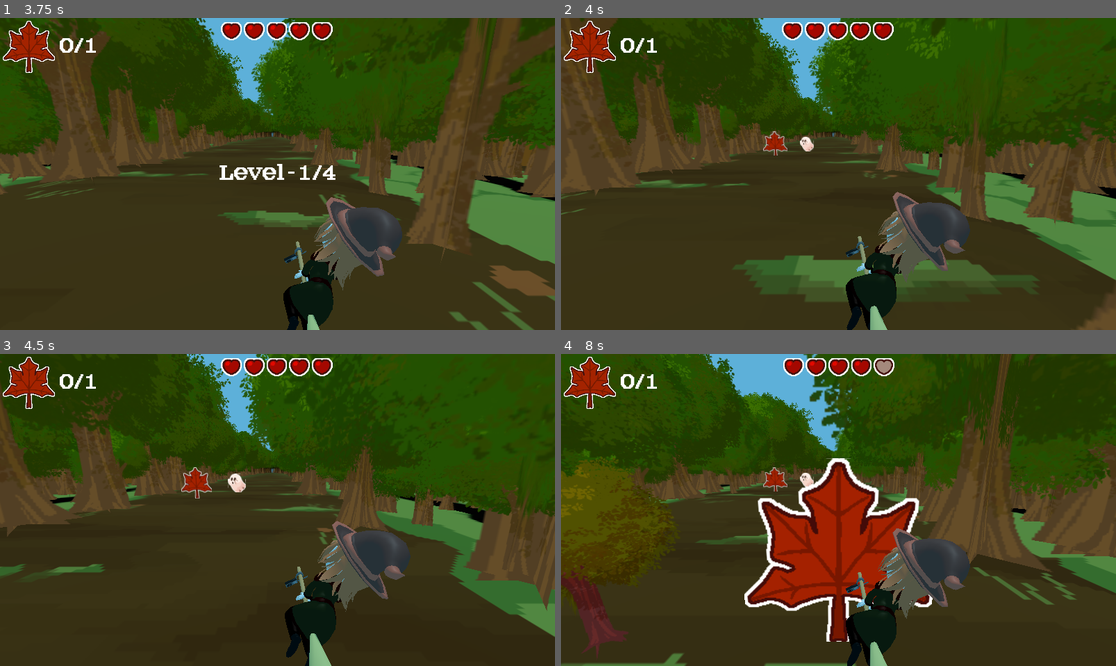
Above: before the commit, frames 1-4 (two rows, left to right).
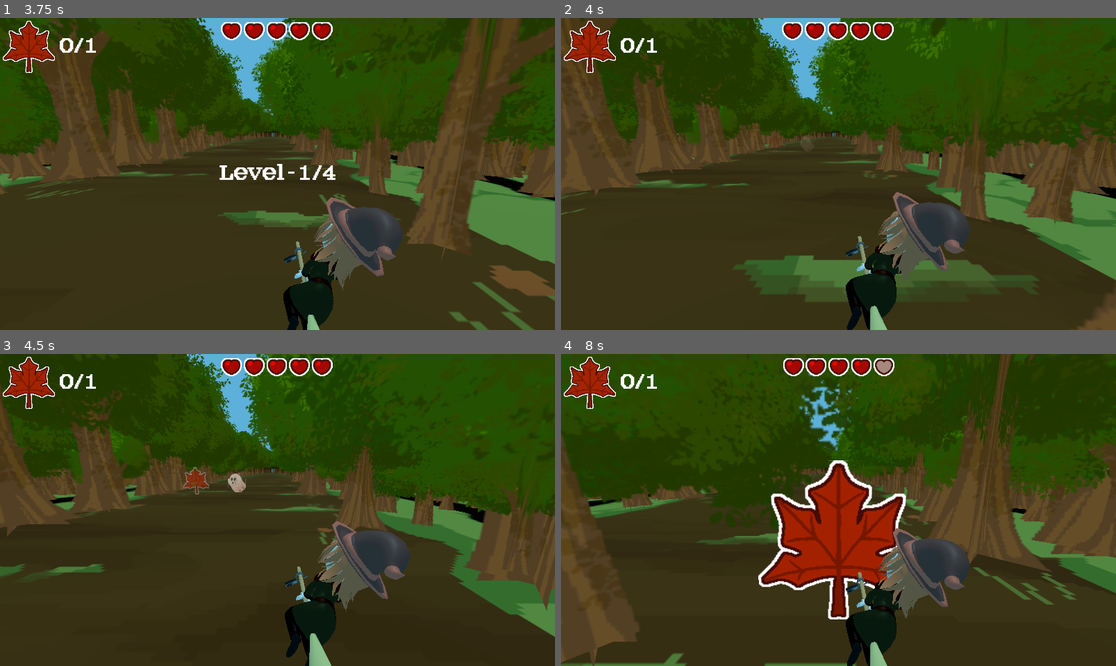
Above: after the commit, the same moments.

Repository: wewewer123/Cozy-Chaos-Fall-2025
Game: Godot game, scene res://scenes/game/GameHolder.tscn
The game is run twice, just before and just after one commit, with the same random seed, the same clock (stepped at 60 frames per second) and the same inputs.
Inputs (mouse positions are in pixels of both pictures, inside the frame that each line leads up to):
- Up to frame 1 (3.75 s): click "start" at 0.5 s; click "start" at 1.25 s; tap Enter at 2 s; move the mouse to (399, 158) at 2.02 s; hold D (right) 2.03-2.78 s; tap T at 2.1 s; click (399, 158) at 2.17 s; move the mouse to (166, 189) at 2.77 s; hold A (left) 2.78-3.53 s; tap Y at 2.85 s; move the mouse to (333, 105) at 3.52 s; hold D (right) from 3.53 s (still down); tap Tab at 3.6 s
- Up to frame 2 (4 s): keep holding D (right)
- Up to frame 3 (4.5 s): keep holding D (right); move the mouse to (249, 572) at 4.27 s; tap T at 4.35 s; click (249, 572) at 4.42 s
- Up to frame 4 (8 s): move the mouse to (1005, 556) at 5.02 s; release D (right) at 5.03 s; hold A (left) 5.03-7.28 s; tap one key every 0.75 s from 5.1 s: Y Tab T Y; move the mouse to (672, 463) at 5.77 s; move the mouse to (866, 510) at 6.52 s; click (866, 510) at 6.67 s; move the mouse to (755, 432) at 7.27 s; hold D (right) from 7.28 s (still down)

Frame 1 is identical in both runs. In frame 2, 0.3% of the frame differs, in the area x 36-46%, y 36-45%; in frame 3, 0.4%; in frame 4, 17%, in the area x 0-67%, y 0-100%.

Commit message:
Adding Obstacle Fade In

Diff:
--- a/scenes/collectables/heart.tscn
+++ b/scenes/collectables/heart.tscn
@@ -1,21 +1,19 @@
-[gd_scene load_steps=5 format=3 uid="uid://bo3apvyv0kqo2"]
+[gd_scene load_steps=6 format=3 uid="uid://bo3apvyv0kqo2"]
 
 [ext_resource type="Script" uid="uid://coalb7hr6m78d" path="res://scripts/lane objects/collectables/heart.gd" id="1_bqvbl"]
 [ext_resource type="Texture2D" uid="uid://c6c7ttxr0r1yr" path="res://assets/art/2D/collectibles/heartcollectible.png" id="2_bqvbl"]
+[ext_resource type="Script" uid="uid://swufmobnrt5n" path="res://scripts/world/tree_texture_setter.gd" id="2_stgmx"]
 [ext_resource type="PackedScene" uid="uid://cmse7wm7o0tm3" path="res://scenes/movement.tscn" id="3_stgmx"]
 
 [sub_resource type="CapsuleShape3D" id="CapsuleShape3D_l5lq6"]
 radius = 1.5371094
 height = 4.751953
 
-[node name="Ghost" type="Area3D"]
+[node name="Ghost" type="Area3D" node_paths=PackedStringArray("textureSetter")]
 collision_layer = 8
 script = ExtResource("1_bqvbl")
 type = 3
-
-[node name="Sprite3D" type="Sprite3D" parent="."]
-transform = Transform3D(3, 0, 0, 0, 3, 0, 0, 0, 3, 0, 2.6, 0)
-texture = ExtResource("2_bqvbl")
+textureSetter = NodePath("Sprite3D")
 
 [node name="CollisionShape3D" type="CollisionShape3D" parent="."]
 transform = Transform3D(1, 0, 0, 0, 1, 0, 0, 0, 1, 0, 2.3018754, 0)
@@ -23,4 +21,10 @@
 
 [node name="Movement" parent="." instance=ExtResource("3_stgmx")]
 
+[node name="Sprite3D" type="Sprite3D" parent="."]
+transform = Transform3D(3, 0, 0, 0, 3, 0, 0, 0, 3, 0, 2.6, 0)
+texture = ExtResource("2_bqvbl")
+script = ExtResource("2_stgmx")
+texture = ExtResource("2_bqvbl")
+
 [connection signal="body_entered" from="." to="." method="_on_body_entered"]
--- a/scenes/collectables/leaf.tscn
+++ b/scenes/collectables/leaf.tscn
@@ -1,20 +1,24 @@
-[gd_scene load_steps=5 format=3 uid="uid://db86y3xlsmqhs"]
+[gd_scene load_steps=6 format=3 uid="uid://db86y3xlsmqhs"]
 
 [ext_resource type="Script" uid="uid://b8euiqmjllx3v" path="res://scripts/lane objects/collectables/oakleaf.gd" id="1_4r3pj"]
 [ext_resource type="Texture2D" uid="uid://t4fifylo4k7p" path="res://assets/art/2D/collectibles/leafcollectible.png" id="2_4r3pj"]
+[ext_resource type="Script" uid="uid://swufmobnrt5n" path="res://scripts/world/tree_texture_setter.gd" id="2_urgib"]
 [ext_resource type="PackedScene" uid="uid://cmse7wm7o0tm3" path="res://scenes/movement.tscn" id="3_urgib"]
 
 [sub_resource type="CapsuleShape3D" id="CapsuleShape3D_l5lq6"]
 radius = 1.5371094
 height = 4.751953
 
-[node name="Ghost" type="Area3D"]
+[node name="Ghost" type="Area3D" node_paths=PackedStringArray("textureSetter")]
 collision_layer = 8
 script = ExtResource("1_4r3pj")
 type = 1
+textureSetter = NodePath("Sprite3D")
 
 [node name="Sprite3D" type="Sprite3D" parent="."]
-transform = Transform3D(3, 0, 0, 0, 3, 0, 0, 0, 3, 0, 2.6, 0)
+transform = Transform3D(2.5, 0, 0, 0, 2.5, 0, 0, 0, 2.5, 0, 3, 0)
+texture = ExtResource("2_4r3pj")
+script = ExtResource("2_urgib")
 texture = ExtResource("2_4r3pj")
 
 [node name="CollisionShape3D" type="CollisionShape3D" parent="."]
--- a/scenes/obstacles/autumnTrees.tscn
+++ b/scenes/obstacles/autumnTrees.tscn
@@ -20,32 +20,22 @@
 [ext_resource type="Texture2D" uid="uid://oedkuq583pd4" path="res://assets/art/2D/trees/trees_yellow/ta333.png" id="18_vn7dw"]
 [ext_resource type="Texture2D" uid="uid://cj15gaj72kcpe" path="res://assets/art/2D/trees/trees_orange/ta3333.png" id="19_2yo02"]
 [ext_resource type="Texture2D" uid="uid://qvvcms4qrral" path="res://assets/art/2D/trees/trees_red/ta44444.png" id="20_x44jh"]
-[ext_resource type="Texture2D" uid="uid://dtc8aln6g6ogk" path="res://assets/art/2D/trees/trees_red/ta55555.png" id="21_6kw8v"]
+[ext_resource type="PackedScene" uid="uid://dm2tki6bw81f" path="res://scenes/world/decoration/tree/tree_texture.tscn" id="22_8081k"]
 [ext_resource type="PackedScene" uid="uid://cmse7wm7o0tm3" path="res://scenes/movement.tscn" id="22_w3hr8"]
+[ext_resource type="Script" uid="uid://swufmobnrt5n" path="res://scripts/world/tree_texture_setter.gd" id="23_1ef7d"]
 
 [sub_resource type="CylinderShape3D" id="CylinderShape3D_avsvi"]
 height = 5.4677734
 radius = 1.8818359
 
-[node name="Tree" type="Area3D"]
+[node name="Tree" type="Area3D" node_paths=PackedStringArray("textureSetter")]
 collision_layer = 8
 script = ExtResource("1_6kw8v")
 summer_textures = Array[Texture2D]([ExtResource("2_okqqn"), ExtResource("3_d0n8w"), ExtResource("4_kh4kj"), ExtResource("5_s5jfg"), ExtResource("6_ckdr0")])
 semi_autumn_textures = Array[Texture2D]([ExtResource("7_icqer"), ExtResource("8_brb0k"), ExtResource("9_855fg"), ExtResource("10_o1sfh"), ExtResource("11_1x0ya")])
 autumn_textures = Array[Texture2D]([ExtResource("12_pm1sm"), ExtResource("13_r05bm"), ExtResource("14_fhsml"), ExtResource("15_ofwfs"), ExtResource("16_g73ry"), ExtResource("17_u6p5e"), ExtResource("18_vn7dw"), ExtResource("19_2yo02"), ExtResource("20_x44jh")])
 treeType = 2
-
-[node name="Sprite3D" type="Sprite3D" parent="."]
-transform = Transform3D(2, 0, 0, 0, 2, 0, 0, 0, 2, 0, 2.6, 0)
-texture = ExtResource("17_u6p5e")
-
-[node name="Sprite3D3" type="Sprite3D" parent="."]
-transform = Transform3D(1.4142135, 0, -1.4142135, 0, 2, 0, 1.4142135, 0, 1.4142135, 0, 2.6, 0)
-texture = ExtResource("14_fhsml")
-
-[node name="Sprite3D2" type="Sprite3D" parent="."]
-transform = Transform3D(1.4142135, 0, 1.4142135, 0, 2, 0, -1.4142135, 0, 1.4142135, 0, 2.6, 0)
-texture = ExtResource("21_6kw8v")
+textureSetter = NodePath("Texture")
 
 [node name="CollisionShape3D" type="CollisionShape3D" parent="."]
 transform = Transform3D(1, 0, 0, 0, 1, 0, 0, 0, 1, -0.06652832, 2.6157901, 0)
@@ -53,4 +43,9 @@
 
 [node name="Movement" parent="." instance=ExtResource("22_w3hr8")]
 
+[node name="Texture" parent="." instance=ExtResource("22_8081k")]
+transform = Transform3D(3, 0, 0, 0, 3, 0, 0, 0, 3, 0, 0, 0)
+script = ExtResource("23_1ef7d")
+texture = ExtResource("11_1x0ya")
+
 [connection signal="body_entered" from="." to="." method="_on_body_entered"]
--- a/scenes/obstacles/ghost.tscn
+++ b/scenes/obstacles/ghost.tscn
@@ -1,6 +1,7 @@
-[gd_scene load_steps=5 format=3 uid="uid://cqcmrldguya81"]
+[gd_scene load_steps=6 format=3 uid="uid://cqcmrldguya81"]
 
 [ext_resource type="Script" uid="uid://o1641o4dkfsy" path="res://scripts/lane objects/obstacles/ghost.gd" id="1_l5lq6"]
+[ext_resource type="Script" uid="uid://swufmobnrt5n" path="res://scripts/world/tree_texture_setter.gd" id="2_324og"]
 [ext_resource type="Texture2D" uid="uid://ikg6wf18rcyc" path="res://assets/art/2D/obstacles/ghost.png" id="2_l5lq6"]
 [ext_resource type="PackedScene" uid="uid://cmse7wm7o0tm3" path="res://scenes/movement.tscn" id="3_324og"]
 
@@ -8,13 +9,16 @@
 radius = 1.5371094
 height = 4.751953
 
-[node name="Ghost" type="Area3D"]
+[node name="Ghost" type="Area3D" node_paths=PackedStringArray("textureSetter")]
 collision_layer = 8
 script = ExtResource("1_l5lq6")
 type = 1
+textureSetter = NodePath("Sprite3D")
 
 [node name="Sprite3D" type="Sprite3D" parent="."]
 transform = Transform3D(3, 0, 0, 0, 3, 0, 0, 0, 3, 0, 2.6, 0)
+texture = ExtResource("2_l5lq6")
+script = ExtResource("2_324og")
 texture = ExtResource("2_l5lq6")
 
 [node name="CollisionShape3D" type="CollisionShape3D" parent="."]
--- a/scenes/obstacles/semiAutumn.tscn
+++ b/scenes/obstacles/semiAutumn.tscn
@@ -20,33 +20,23 @@
 [ext_resource type="Texture2D" uid="uid://oedkuq583pd4" path="res://assets/art/2D/trees/trees_yellow/ta333.png" id="18_rp7fx"]
 [ext_resource type="Texture2D" uid="uid://cj15gaj72kcpe" path="res://assets/art/2D/trees/trees_orange/ta3333.png" id="19_iducp"]
 [ext_resource type="Texture2D" uid="uid://qvvcms4qrral" path="res://assets/art/2D/trees/trees_red/ta44444.png" id="20_bamvc"]
-[ext_resource type="Texture2D" uid="uid://bi8otuaoqlr01" path="res://assets/art/2D/trees/trees_yellow/ta555.png" id="21_arhsw"]
 [ext_resource type="Texture2D" uid="uid://be4n4l1pd413q" path="res://assets/art/2D/trees/trees_yellow/ta444.png" id="22_ibcai"]
+[ext_resource type="PackedScene" uid="uid://dm2tki6bw81f" path="res://scenes/world/decoration/tree/tree_texture.tscn" id="22_unrth"]
+[ext_resource type="Script" uid="uid://swufmobnrt5n" path="res://scripts/world/tree_texture_setter.gd" id="23_8ttrf"]
 [ext_resource type="PackedScene" uid="uid://cmse7wm7o0tm3" path="res://scenes/movement.tscn" id="23_unrth"]
 
 [sub_resource type="CylinderShape3D" id="CylinderShape3D_avsvi"]
 height = 5.4677734
 radius = 1.8818359
 
-[node name="Tree" type="Area3D"]
+[node name="Tree" type="Area3D" node_paths=PackedStringArray("textureSetter")]
 collision_layer = 8
 script = ExtResource("1_df1ah")
 summer_textures = Array[Texture2D]([ExtResource("2_arhsw"), ExtResource("3_ibcai"), ExtResource("4_s7qc0"), ExtResource("5_8gcs6"), ExtResource("6_djvjd")])
 semi_autumn_textures = Array[Texture2D]([ExtResource("7_j56io"), ExtResource("8_7q7mf"), ExtResource("9_3ohih"), ExtResource("10_a6ytg"), ExtResource("11_nj32l")])
 autumn_textures = Array[Texture2D]([ExtResource("12_jn6oc"), ExtResource("13_fq2m3"), ExtResource("14_c410y"), ExtResource("15_afhb2"), ExtResource("16_th0pm"), ExtResource("17_q05by"), ExtResource("18_rp7fx"), ExtResource("19_iducp"), ExtResource("20_bamvc")])
 treeType = 1
-
-[node name="Sprite3D" type="Sprite3D" parent="."]
-transform = Transform3D(2, 0, 0, 0, 2, 0, 0, 0, 2, 0, 2.6, 0)
-texture = ExtResource("12_jn6oc")
-
-[node name="Sprite3D3" type="Sprite3D" parent="."]
-transform = Transform3D(1.4142135, 0, -1.4142135, 0, 2, 0, 1.4142135, 0, 1.4142135, 0, 2.6, 0)
-texture = ExtResource("21_arhsw")
-
-[node name="Sprite3D2" type="Sprite3D" parent="."]
-transform = Transform3D(1.4142135, 0, 1.4142135, 0, 2, 0, -1.4142135, 0, 1.4142135, 0, 2.6, 0)
-texture = ExtResource("22_ibcai")
+textureSetter = NodePath("Texture")
 
 [node name="CollisionShape3D" type="CollisionShape3D" parent="."]
 transform = Transform3D(1, 0, 0, 0, 1, 0, 0, 0, 1, -0.06652832, 2.6157901, 0)
@@ -54,4 +44,9 @@
 
 [node name="Movement" parent="." instance=ExtResource("23_unrth")]
 
+[node name="Texture" parent="." instance=ExtResource("22_unrth")]
+transform = Transform3D(3, 0, 0, 0, 3, 0, 0, 0, 3, 0, 0, 0)
+script = ExtResource("23_8ttrf")
+texture = ExtResource("22_ibcai")
+
 [connection signal="body_entered" from="." to="." method="_on_body_entered"]
--- a/scenes/obstacles/summerTrees.tscn
+++ b/scenes/obstacles/summerTrees.tscn
@@ -20,36 +20,31 @@
 [ext_resource type="Texture2D" uid="uid://oedkuq583pd4" path="res://assets/art/2D/trees/trees_yellow/ta333.png" id="18_ibjvk"]
 [ext_resource type="Texture2D" uid="uid://cj15gaj72kcpe" path="res://assets/art/2D/trees/trees_orange/ta3333.png" id="19_8mo3q"]
 [ext_resource type="Texture2D" uid="uid://qvvcms4qrral" path="res://assets/art/2D/trees/trees_red/ta44444.png" id="20_lt72m"]
-[ext_resource type="Texture2D" uid="uid://bbs70q0d5h6f4" path="res://assets/art/2D/obstacles/t2.png" id="21_0suo8"]
+[ext_resource type="PackedScene" uid="uid://dm2tki6bw81f" path="res://scenes/world/decoration/tree/tree_texture.tscn" id="21_jrq22"]
 [ext_resource type="PackedScene" uid="uid://cmse7wm7o0tm3" path="res://scenes/movement.tscn" id="22_0vcm1"]
+[ext_resource type="Script" uid="uid://swufmobnrt5n" path="res://scripts/world/tree_texture_setter.gd" id="22_fqlab"]
 
 [sub_resource type="CylinderShape3D" id="CylinderShape3D_avsvi"]
 height = 5.4677734
 radius = 1.8818359
 
-[node name="Tree" type="Area3D"]
+[node name="Tree" type="Area3D" node_paths=PackedStringArray("textureSetter")]
 collision_layer = 8
 script = ExtResource("1_16g3y")
 summer_textures = Array[Texture2D]([ExtResource("2_ynx4y"), ExtResource("3_v72n4"), ExtResource("4_56e16"), ExtResource("5_f7hvq"), ExtResource("6_74qlo")])
 semi_autumn_textures = Array[Texture2D]([ExtResource("7_xfeij"), ExtResource("8_g3qcl"), ExtResource("9_813ct"), ExtResource("10_k48cq"), ExtResource("11_q0a85")])
 autumn_textures = Array[Texture2D]([ExtResource("12_xq58d"), ExtResource("13_rc20p"), ExtResource("14_5qrco"), ExtResource("15_l22nm"), ExtResource("16_hau7w"), ExtResource("17_6foml"), ExtResource("18_ibjvk"), ExtResource("19_8mo3q"), ExtResource("20_lt72m")])
-
-[node name="Sprite3D" type="Sprite3D" parent="."]
-transform = Transform3D(2, 0, 0, 0, 2, 0, 0, 0, 2, 0, 2.6, 0)
-texture = ExtResource("21_0suo8")
-
-[node name="Sprite3D3" type="Sprite3D" parent="."]
-transform = Transform3D(1.4142134, 0, -1.4142134, 0, 2, 0, 1.4142134, 0, 1.4142134, 0, 2.6, 0.1)
-texture = ExtResource("21_0suo8")
-
-[node name="Sprite3D2" type="Sprite3D" parent="."]
-transform = Transform3D(1.4142135, 0, 1.4142135, 0, 2, 0, -1.4142135, 0, 1.4142135, 0, 2.6, 0.23)
-texture = ExtResource("21_0suo8")
+textureSetter = NodePath("Texture")
 
 [node name="CollisionShape3D" type="CollisionShape3D" parent="."]
 transform = Transform3D(1, 0, 0, 0, 1, 0, 0, 0, 1, -0.06652832, 2.6157901, 0)
 shape = SubResource("CylinderShape3D_avsvi")
 
+[node name="Texture" parent="." instance=ExtResource("21_jrq22")]
+transform = Transform3D(3, 0, 0, 0, 3, 0, 0, 0, 3, 0, 0, 0)
+script = ExtResource("22_fqlab")
+texture = ExtResource("5_f7hvq")
+
 [node name="Movement" parent="." instance=ExtResource("22_0vcm1")]
 
 [connection signal="body_entered" from="." to="." method="_on_body_entered"]
--- a/scenes/world/Levels/Level3.tscn
+++ b/scenes/world/Levels/Level3.tscn
@@ -35,7 +35,7 @@
 [node name="Items" type="Node3D" parent="."]
 
 [node name="Spawner" type="Node3D" parent="."]
-transform = Transform3D(1, 0, 0, 0, 1, 0, 0, 0, 1, 0, 0, -51.635483)
+transform = Transform3D(1, 0, 0, 0, 1, 0, 0, 0, 1, 0, 0, -25)
 script = ExtResource("5_c76ks")
 tree_inst = ExtResource("6_8q2jx")
 ghost_inst = ExtResource("7_s8yxq")
--- a/scenes/world/decoration/tree/tree_decoration.tscn
+++ b/scenes/world/decoration/tree/tree_decoration.tscn
@@ -2,7 +2,7 @@
 
 [ext_resource type="PackedScene" uid="uid://cmse7wm7o0tm3" path="res://scenes/movement.tscn" id="1_1sskc"]
 [ext_resource type="Script" uid="uid://bcp4gcadsu134" path="res://scripts/world/tree_decoration.gd" id="1_cfqu1"]
-[ext_resource type="PackedScene" uid="uid://dm2tki6bw81f" path="res://scenes/world/decoration/tree/tree_decoration_texture.tscn" id="2_cfqu1"]
+[ext_resource type="PackedScene" uid="uid://dm2tki6bw81f" path="res://scenes/world/decoration/tree/tree_texture.tscn" id="2_cfqu1"]
 [ext_resource type="Script" uid="uid://swufmobnrt5n" path="res://scripts/world/tree_texture_setter.gd" id="3_6lbe6"]
 
 [node name="Tree" type="Node3D" node_paths=PackedStringArray("texture_setter")]
--- a/scenes/world/decoration/tree/tree_static.tscn
+++ b/scenes/world/decoration/tree/tree_static.tscn
@@ -1,7 +1,7 @@
 [gd_scene load_steps=4 format=3 uid="uid://hrqv2imwsifj"]
 
 [ext_resource type="Script" uid="uid://bcp4gcadsu134" path="res://scripts/world/tree_decoration.gd" id="1_yy1ul"]
-[ext_resource type="PackedScene" uid="uid://dm2tki6bw81f" path="res://scenes/world/decoration/tree/tree_decoration_texture.tscn" id="3_u4ml3"]
+[ext_resource type="PackedScene" uid="uid://dm2tki6bw81f" path="res://scenes/world/decoration/tree/tree_texture.tscn" id="3_u4ml3"]
 [ext_resource type="Script" uid="uid://swufmobnrt5n" path="res://scripts/world/tree_texture_setter.gd" id="4_hn4cv"]
 
 [node name="Tree" type="Node3D" node_paths=PackedStringArray("texture_setter")]
--- a/scripts/lane objects/collision_object.gd
+++ b/scripts/lane objects/collision_object.gd
@@ -3,8 +3,12 @@
 
 enum CollisionType { TREE, GHOST, LEAF, HEART }
 @export var type: CollisionType
+@export var textureSetter : TreeTextureSetter
 
 signal collided_with_player(colisions_type: int, player: Node)
+
+func set_texture_alpha(value : float) -> void:
+	textureSetter.set_alpha(value)
 
 func _on_body_entered(body: Node3D) -> void:
 	if is_player(body):
--- a/scripts/lane objects/obstacles/tree.gd
+++ b/scripts/lane objects/obstacles/tree.gd
@@ -13,28 +13,30 @@
 	type = CollisionType.TREE
 	#replace_sprites()
 
-func replace_sprites() -> void:
-	var textures: Array[Texture2D]
+#TODO: Use tree factories here
 
-	match type:
-		TreeType.SUMMER:
-			textures = summer_textures
-		TreeType.SEMI_AUTUMN:
-			textures = semi_autumn_textures
-		TreeType.AUTUMN:
-			textures = autumn_textures
-
-	if textures.is_empty():
-		push_warning("No textures set for this tree type")
-		return
-
-	var rng := RandomNumberGenerator.new()
-	rng.randomize()
-	var index := rng.randi_range(0, textures.size() - 1)
-
-	for child in get_children():
-		if child is Sprite3D:
-			child.texture = textures[index]
+#func replace_sprites() -> void:
+	#var textures: Array[Texture2D]
+	#
+	#match type:
+		#TreeType.SUMMER:
+			#textures = summer_textures
+		#TreeType.SEMI_AUTUMN:
+			#textures = semi_autumn_textures
+		#TreeType.AUTUMN:
+			#textures = autumn_textures
+	#
+	#if textures.is_empty():
+		#push_warning("No textures set for this tree type")
+		#return
+	#
+	#var rng := RandomNumberGenerator.new()
+	#rng.randomize()
+	#var index := rng.randi_range(0, textures.size() - 1)
+	#
+	#for child in get_children():
+		#if child is Sprite3D:
+			#child.texture = textures[index]
 
 func apply_effect(player: Node3D) -> void:
 	player.decrementHealth()
--- a/scripts/world/main.gd
+++ b/scripts/world/main.gd
@@ -1,5 +1,6 @@
 extends Node3D
 @export var max_lanes = 3
+@export var fade_in_time = 1
 
 @onready var spawner: Spawner = $Spawner
 @onready var player: PlayerObject = $Player
@@ -24,8 +25,20 @@
 	var item : CollisionObject = result["item"]
 	var obstacle : CollisionObject = result["obstacle"]
 
+	await fade_in(item,obstacle)
+
 	item.connect("collided_with_player", self._on_collision)
 	obstacle.connect("collided_with_player", self._on_collision)
+
+func fade_in(item, obstacle : CollisionObject) -> void:
+	var t := 0.0
+	item.set_texture_alpha(0)
+	obstacle.set_texture_alpha(0)
+	while t < fade_in_time:
+		t += get_process_delta_time()
+		item.set_texture_alpha(clamp(t / fade_in_time, 0.0, 1.0))
+		obstacle.set_texture_alpha(clamp(t / fade_in_time, 0.0, 1.0))
+		await get_tree().process_frame
 
 func _on_collision(collision_type: int, player: Node3D) -> void:
 	# You don’t touch player stats here — that’s handled in apply_effect().
--- a/scripts/world/tree_texture_setter.gd
+++ b/scripts/world/tree_texture_setter.gd
@@ -1,7 +1,22 @@
+@tool
 extends Node3D
 class_name TreeTextureSetter
+
+@export var texture : Texture2D
+
+func _ready() -> void:
+	if(texture != null):
+		set_texture(texture)
 
 func set_texture(value:Texture2D) -> void:
 	for child in get_children():
 		if child is Sprite3D:
 			child.texture = value
+
+func set_alpha(value:float) -> void:
+	var array = get_children()
+	array.append(self)
+
+	for child in array:
+		if child is Sprite3D:
+			child.modulate.a = value
Not shown: 1 places in scenes/obstacles/autumnTrees.tscn that only renumber resources
Not shown: 1 places in scenes/obstacles/semiAutumn.tscn that only renumber resources
Not shown: 1 places in scenes/obstacles/summerTrees.tscn that only renumber resources
Renamed: scenes/world/decoration/tree/tree_decoration_texture.tscn -> scenes/world/decoration/tree/tree_texture.tscn
